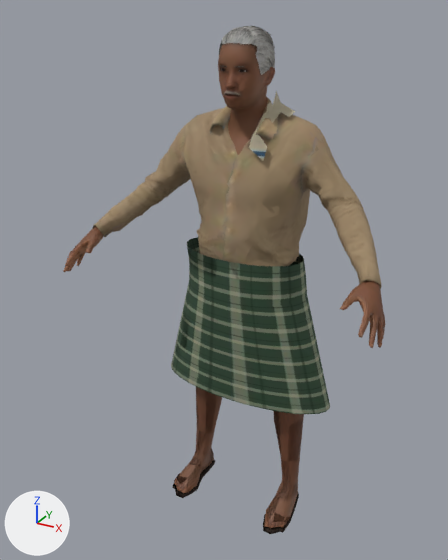
What one commit did to the glTF model godot-chennai/assets/people/fruit_vendor.glb.
The view is the same before and after, from a camera (50 mm lens) standing at (0.896, -1.82, 1.797) and looking at (-0.044, -0.111, 0.942). Arrows for +X, +Y and +Z are at lower left; the lights stay in place. The picture after the commit comes second. Vertices at exactly the same position are counted once.

Objects in the first picture: 'Body', 'Body_LOD1'.
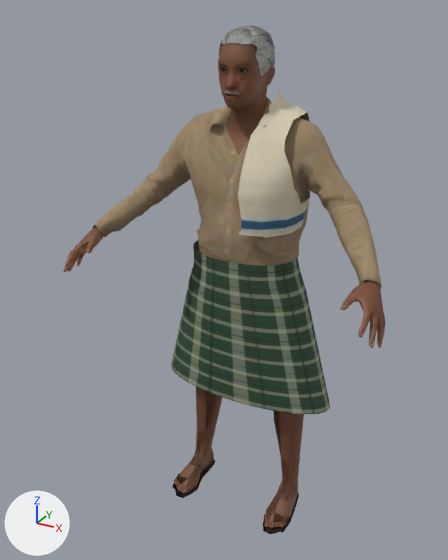
Pixel boxes [x1, y1, x2, y2] of what changed, in the pictures (448 x 560 px; the box of a moved part takes in the faces that stretch with it):
part 1 of me_body, built on: before [76, 43, 306, 305]; after [189, 43, 310, 305]
part 2 of me_body, surface changed: before [252, 91, 281, 136]; after [256, 90, 283, 128]
part 3 of me_body_lod1, added (beige): after [238, 92, 310, 238]
part 4 of me_body_lod1, moved or reshaped: before [64, 27, 385, 507]; after [64, 27, 385, 461]
part 5 of me_body_lod1, surface changed: before [185, 286, 292, 335]

The change, as a list of edits to the scene's bpy script:
```text
Change me_body:
    used by ob_body; location = (0.0, 0.0, 0.0)
    remove me_body.from_pydata(...)  # 4597 vertices, 7953 faces; spans x -0.56..0.56, y -0.37..0.13, z 0.0..1.75
    add me_body.from_pydata(...)  # 4743 vertices, 8178 faces; spans x -0.56..0.56, y -0.37..0.13, z 0.0..1.75
    me_body part 1
    11 vertices are removed from x 0.05..0.15, y -0.13..0.06, z 1.41..1.54
    69 faces are deleted
    10 vertices in x -0.15..0.08, y -0.16..0.1, z 0.97..1.51 move by (0.01, 0.0, 0.0)
    9 vertices in x 0.12..0.21, y -0.15..0.05, z 0.97..1.04 move by (-0.02, 0.0, 0.0)
    9 vertices in x -0.21..-0.12, y -0.15..0.05, z 0.97..1.04 move by (0.02, 0.0, 0.0)
    7 vertices in x 0.08..0.15, y -0.16..0.1, z 0.97..1.04 move by (-0.01, 0.0, 0.0)
    4 vertices in x -0.04..0.08, y 0.0..0.06, z 1.04..1.56 move by (0.0, 0.01, 0.0)
    3 vertices in x 0.2..0.22, y -0.1..-0.03, z 0.97..1.04 move by (-0.03, 0.0, 0.0)
    35 vertices move from x -0.53..0.21, y -0.31..0.05, z 0.97..1.62 to x -0.53..0.18, y -0.31..0.07, z 0.97..1.62
    129 vertices are added at x -0.42..0.42, y -0.19..0.13, z 1.14..1.54
    97 new faces join them, mat_skin (picture img_fruit_vendor_skin)
    169 new faces join them, mat_outfit
    me_body part 2: 8 kept faces spanning x 0.05..0.12, y -0.12..0.01, z 1.44..1.56 get new texture (UV) coordinates
    other edits to the shape of me_body do not show in these pictures
Change me_body_lod1:
    used by ob_body_lod1; location = (0.0, 0.0, 0.0)
    remove me_body_lod1.from_pydata(...)  # 2152 vertices, 3386 faces; spans x -0.56..0.56, y -0.38..0.13, z 0.0..1.75
    add me_body_lod1.from_pydata(...)  # 2178 vertices, 3385 faces; spans x -0.56..0.56, y -0.37..0.13, z 0.0..1.75
    me_body_lod1 part 3: a new loose piece of 63 vertices spanning x 0.04..0.2, y -0.19..0.13, z 1.14..1.56, in mat_outfit
    me_body_lod1 part 4: 85 vertices moved from x -0.53..0.52, y -0.34..0.1, z 0.76..1.7 to x -0.53..0.52, y -0.34..0.1, z 0.78..1.7; 232 vertices removed from x -0.56..0.55, y -0.38..0.11, z 0.03..1.74; 167 vertices added at x -0.53..0.55, y -0.37..0.11, z 0.1..1.74
    me_body_lod1 part 5: 2 kept faces spanning x -0.21..0.21, y -0.12..-0.1, z 0.76..0.83 get new texture (UV) coordinates
    other edits to the shape of me_body_lod1 do not show in these pictures
```
